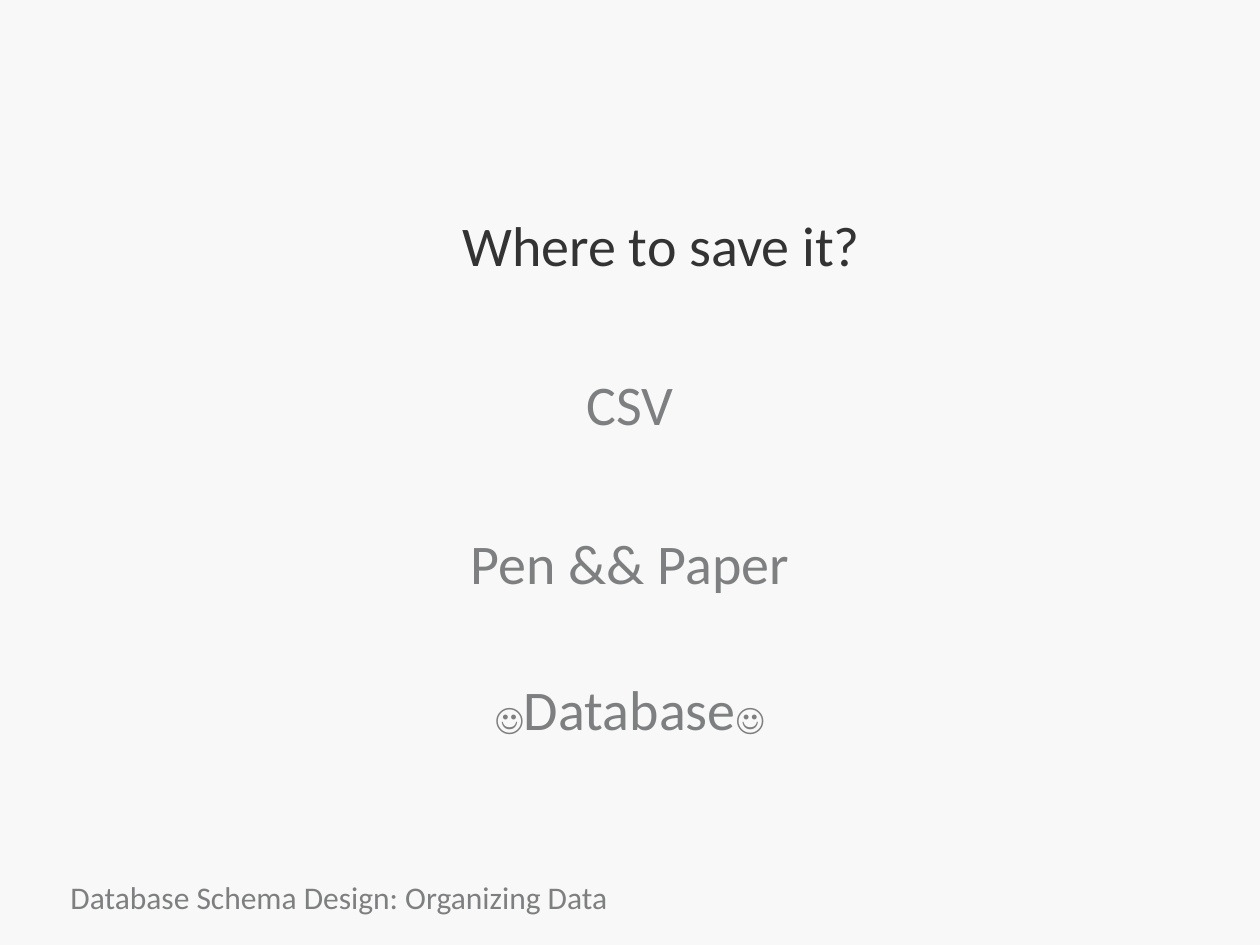
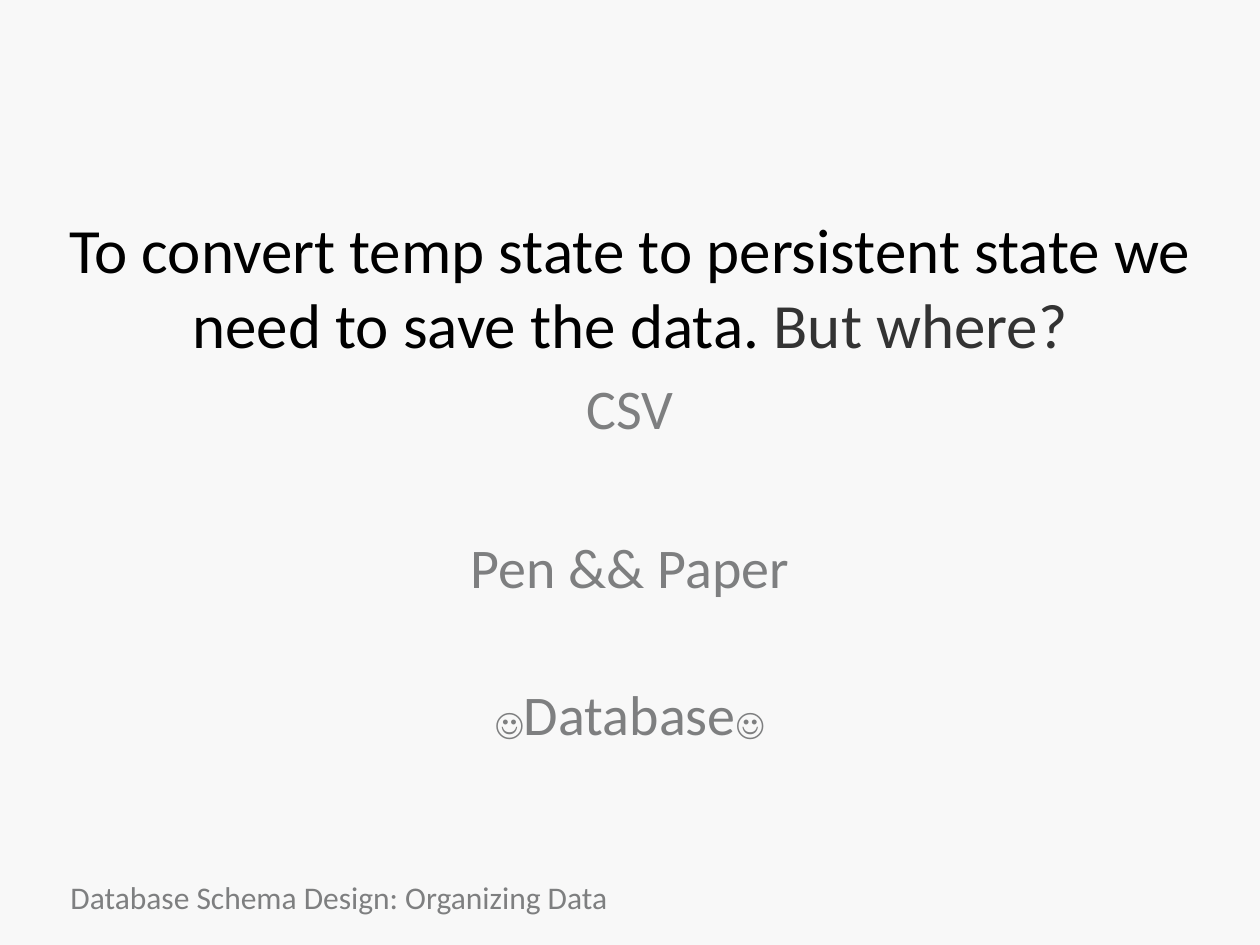
Before and after one commit to bootcoder/sql_schema_design_basics, a slide deck: slide 9 of HTC-schema-sql.pptx (slide 11 before the commit). Drawn at 1260x945 pixels with LibreOffice and Linux fonts; fonts in the diff are those of the drawing; background and template pictures are left out. Boxes give left, top, right and bottom in pixels: in the first picture for what was removed or moved away, otherwise in the second. Text is boxed around its words. In the diff, an @@ line names an element or a change of style, - is before the commit and + after.

```diff
--- a/HTC-schema-sql.pptx
+++ b/HTC-schema-sql.pptx
@@ text "To convert temp state to ...": place and size @@
-text "To convert temp state to ..." at <box>462,227,860,731</box>
+text "To convert temp state to ..." at <box>69,229,1190,736</box>
@@ text at <box>69,229,1190,349</box>: text changed; size 32 to 36 pt; text colour #333333 to #000000 @@
-Where to save it?
+To convert temp state to persistent state we need to save the data. But where?
```
Also in this commit, not shown: 9 other slides changed, 4 slides added, 4 slides removed.
